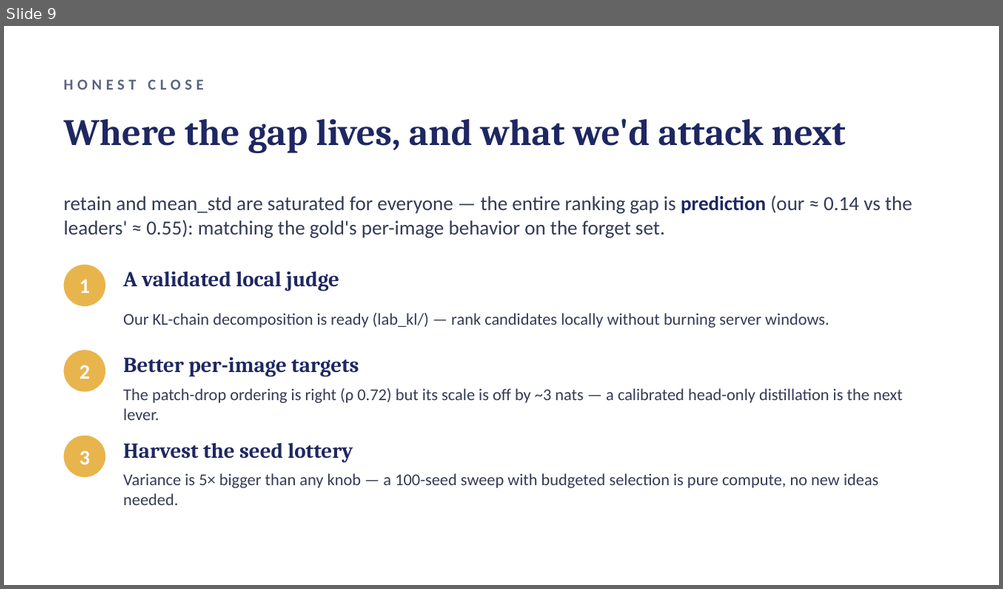
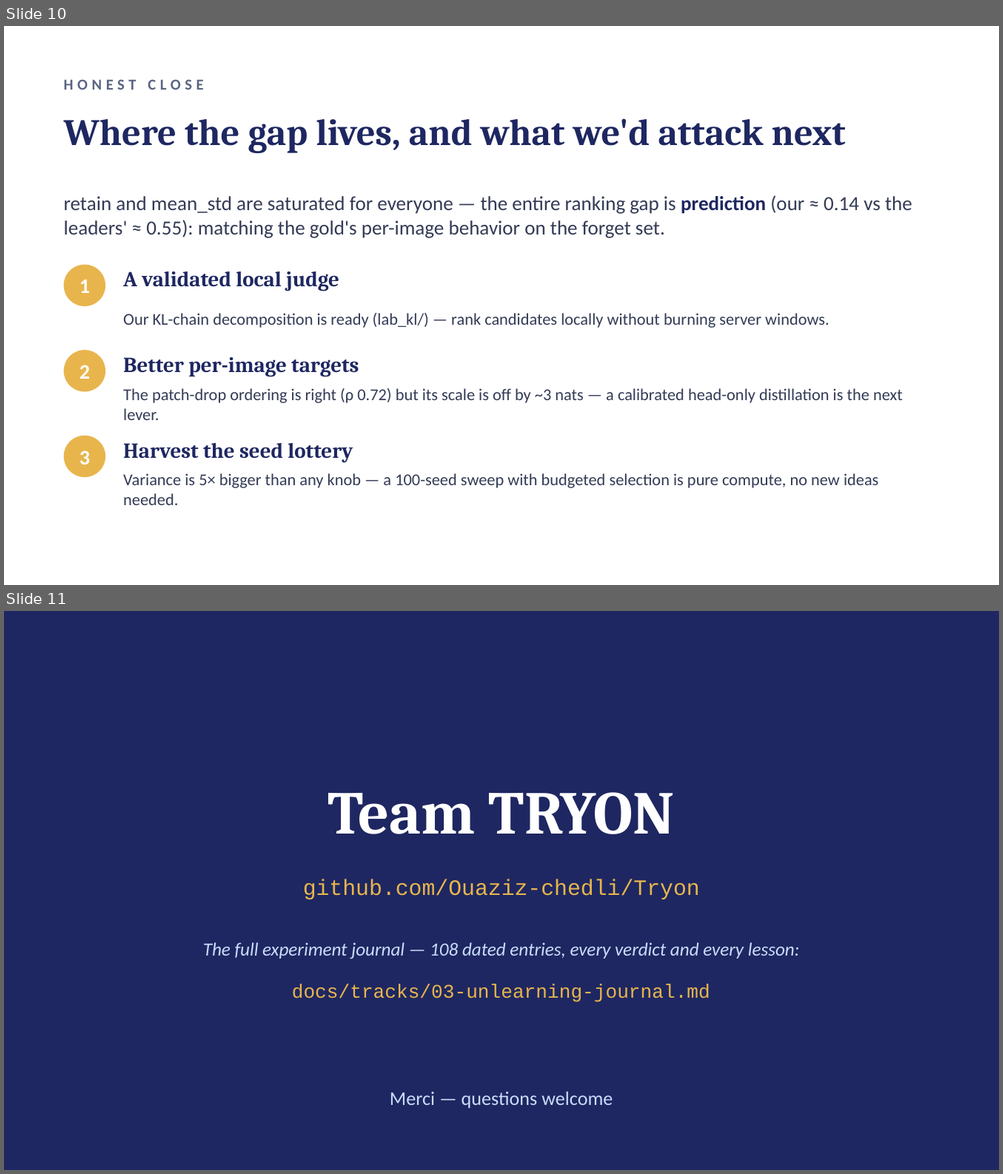
Before and after one commit to Ouaziz-chedli/Tryon, a slide deck: slides/TRYON-presentation.pptx. Shown one above the other, each under a label of ours: slide 9 before the commit, slides 10 and 11 after it. The pictures are 1003x589 and 1003x1174 pixels, drawn with LibreOffice and Linux fonts; fonts in the diff are those of the drawing. Boxes give left, top, right and bottom in pixels: in the first picture for what was removed or moved away, otherwise in the second. Text is boxed around its words. In the diff, an @@ line names an element or a change of style, - is before the commit and + after.

Commit message:
slides: v3 — dedicated experiment-journal slide (108 entries, 30 submissions, 6 falsifications, 12+ infra lessons) + journal link in closing

```diff
--- a/slides/TRYON-presentation.pptx
+++ b/slides/TRYON-presentation.pptx
@@ slide 11 added at bbox=[4, 611, 999, 1170], background #1E2761 @@
@@ text added at bbox=[327, 792, 674, 834], 44 pt, text #FFFFFF, bold @@
+Team TRYON
@@ text added at bbox=[303, 880, 700, 900], 16 pt, text #E8B54D @@
+github.com/Ouaziz-chedli/Tryon
@@ text added at bbox=[203, 943, 800, 959], 13.5 pt, text #CADCFC, italic @@
+The full experiment journal — 108 dated entries, every verdict and every lesson:
@@ text added at bbox=[292, 985, 710, 1002], 14 pt, text #E8B54D @@
+docs/tracks/03-unlearning-journal.md
@@ text added at bbox=[390, 1092, 612, 1108], 14 pt, text #CADCFC @@
+Merci — questions welcome
@@ what was slide 9 is now slide 10 @@
```
Also in this commit, not shown: 1 slide changed, 1 other slide added, 1 slide removed.
